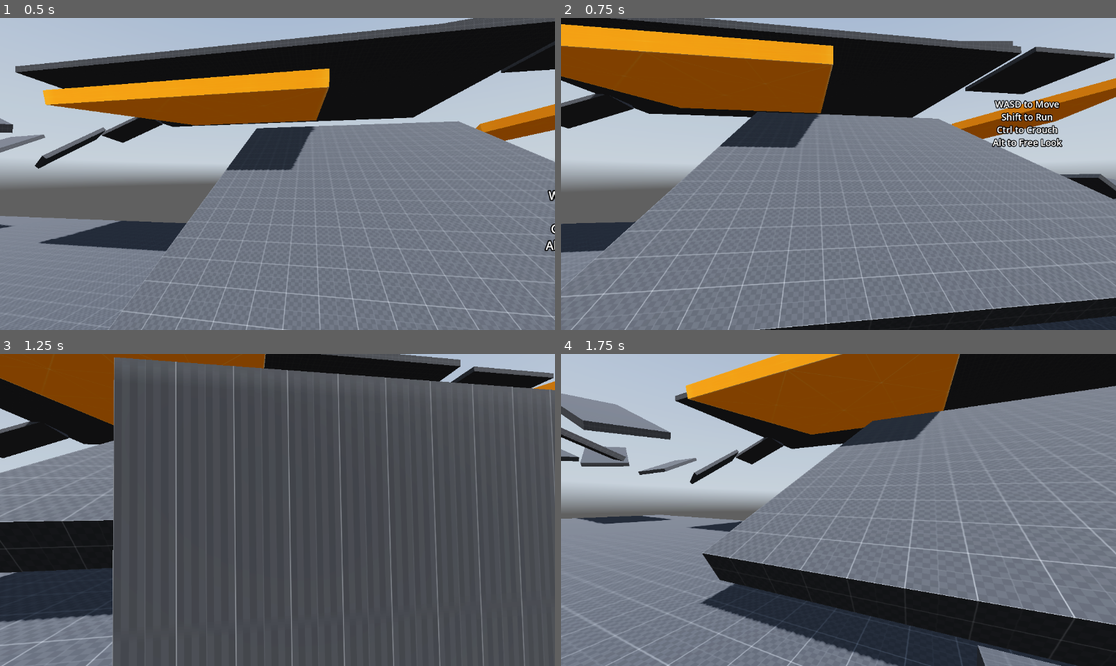
Above: before the commit, frames 1-4 (two rows, left to right).
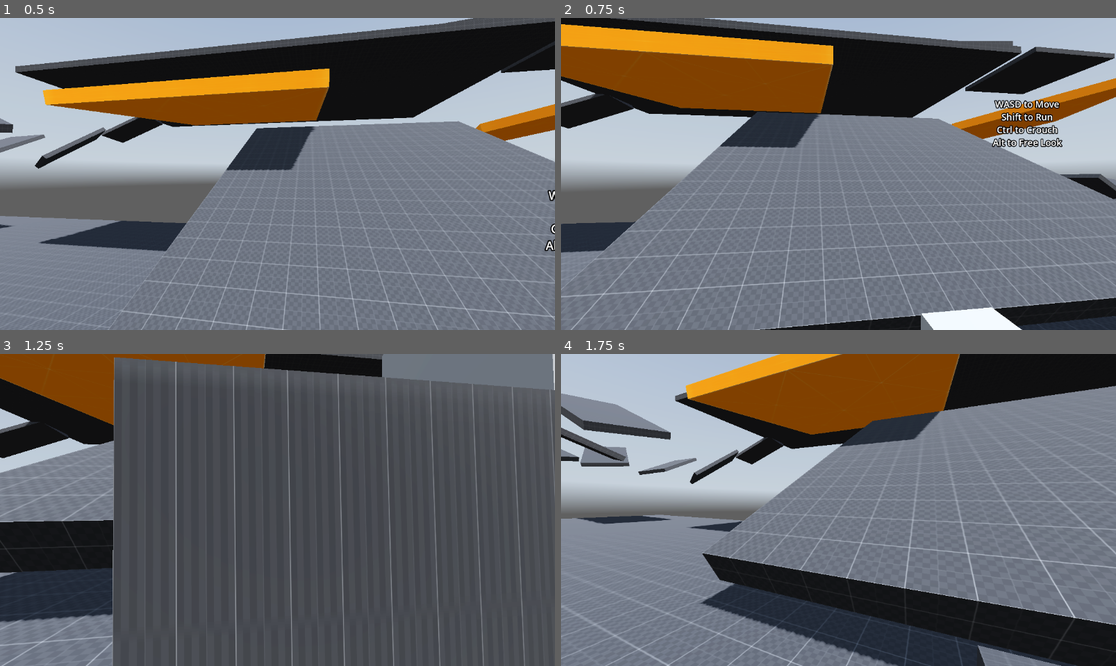
Above: after the commit, the same moments.

Repository: FahadHameed89/GodotPlayground3D
Game: Godot game, scene res://Levels/world.tscn
Two runs of this game, one before a commit and one after it. Both use one fixed random seed, a clock stepped at 60 frames per second and the inputs below. The project has no main scene, so this scene is started directly. A sky picture missing from this copy of the repository is replaced by a grey-blue gradient.
Inputs (mouse positions are in pixels of both pictures, inside the frame that each line leads up to):
- Up to frame 1 (0.5 s): no input
- Up to frame 2 (0.75 s): tap Enter (ui_accept) at 0.5 s; move the mouse to (866, 174) at 0.52 s; hold W (forward) from 0.53 s (still down); click (866, 174) at 0.6 s
- Up to frame 3 (1.25 s): keep holding W (forward); tap Enter (ui_accept) at 0.77 s
- Up to frame 4 (1.75 s): keep holding W (forward); move the mouse to (810, 510) at 1.27 s; tap Ctrl (crouch) at 1.35 s; tap Enter (ui_accept) at 1.52 s; click (810, 510) at 1.55 s

Frame 1 is identical in both runs. In frame 2, 1.0% of the frame differs, in the area x 64-84%, y 92-100%; in frame 3, 2.9%, in the area x 68-100%, y 0-12%; in frame 4, nothing differs.

Commit message:
Added pick_object function
When you left click on a valid object, it will move the object into your 'holding position'

Diff:
--- a/Levels/world.tscn
+++ b/Levels/world.tscn
@@ -233,7 +233,7 @@
 transform = Transform3D(-0.150381, 0, 0.988628, 0, 1, 0, -0.988628, 0, -0.150381, 47.1888, -18.637, -8.68971)
 
 [node name="RigidBody3D" type="RigidBody3D" parent="."]
-transform = Transform3D(1, 0, 0, 0, 1, 0, 0, 0, 1, 45, -21.4494, 10)
+transform = Transform3D(1, 0, 0, 0, 1, 0, 0, 0, 1, 45, -21.4494, -10.5747)
 
 [node name="CollisionShape3D" type="CollisionShape3D" parent="RigidBody3D"]
 shape = SubResource("BoxShape3D_ac8q6")
--- a/Scripts/player.gd
+++ b/Scripts/player.gd
@@ -82,6 +82,8 @@
 	var collider = interaction_ray.get_collider()
 	if collider != null and collider is RigidBody3D:
 		print("Colliding with a rigid body")
+		picked_object = collider
+
 
 func _ready():
 	Input.set_mouse_mode(Input.MOUSE_MODE_CAPTURED) #Locks mouse during gameplay
@@ -237,3 +239,8 @@
 		velocity.z = move_toward(velocity.z, 0, current_speed)
 	last_velocity = velocity
 	move_and_slide()
+
+	if picked_object != null:
+		var a = picked_object.global_transform.origin
+		var b = holding_position.global_transform.origin
+		picked_object.set_linear_velocity((b-a)*pull_force)
